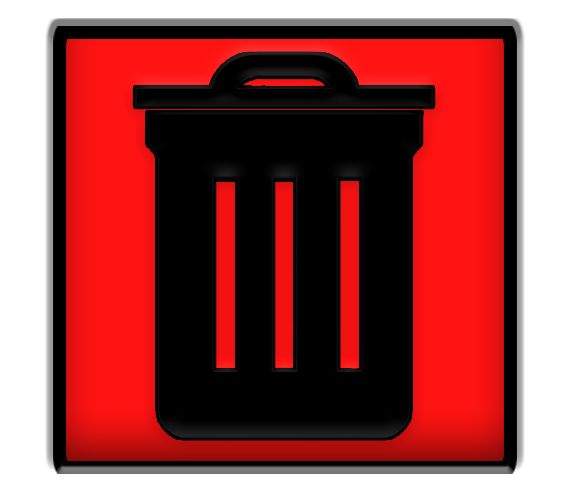
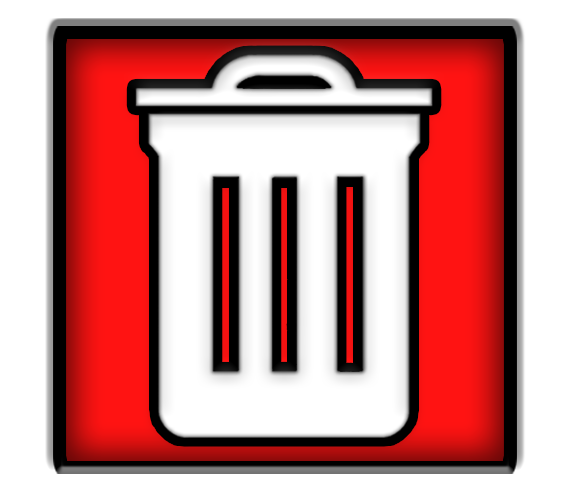
Comparing the layer stacks of the two 570px x 500px images. Changes:
painted on "Trash" over 135, 54, 433, 438
